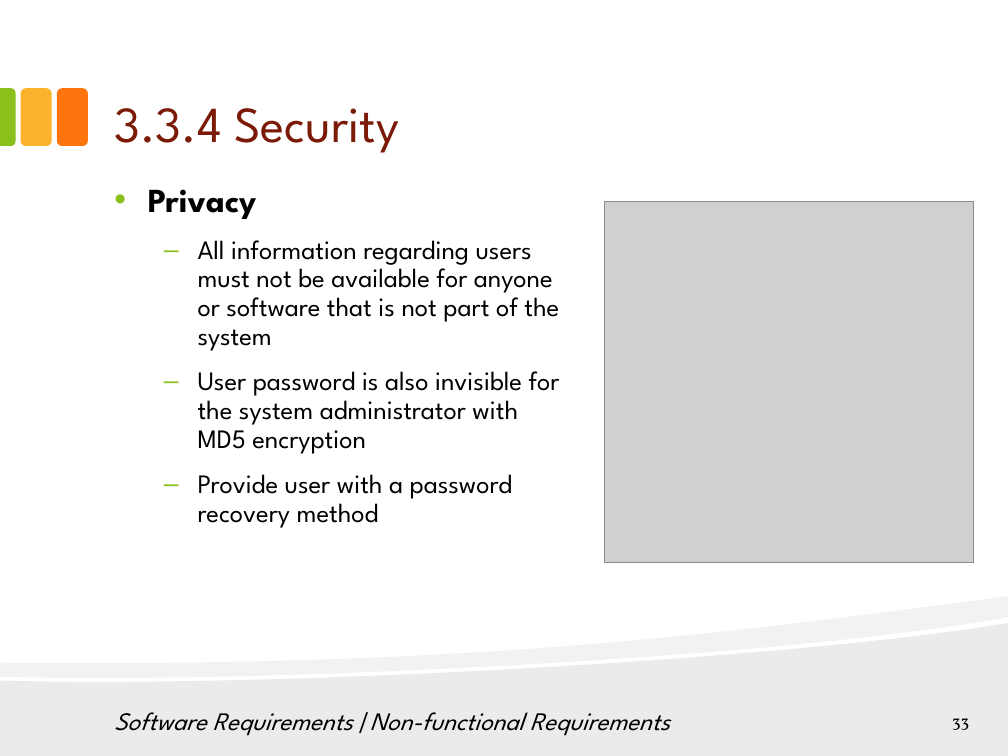
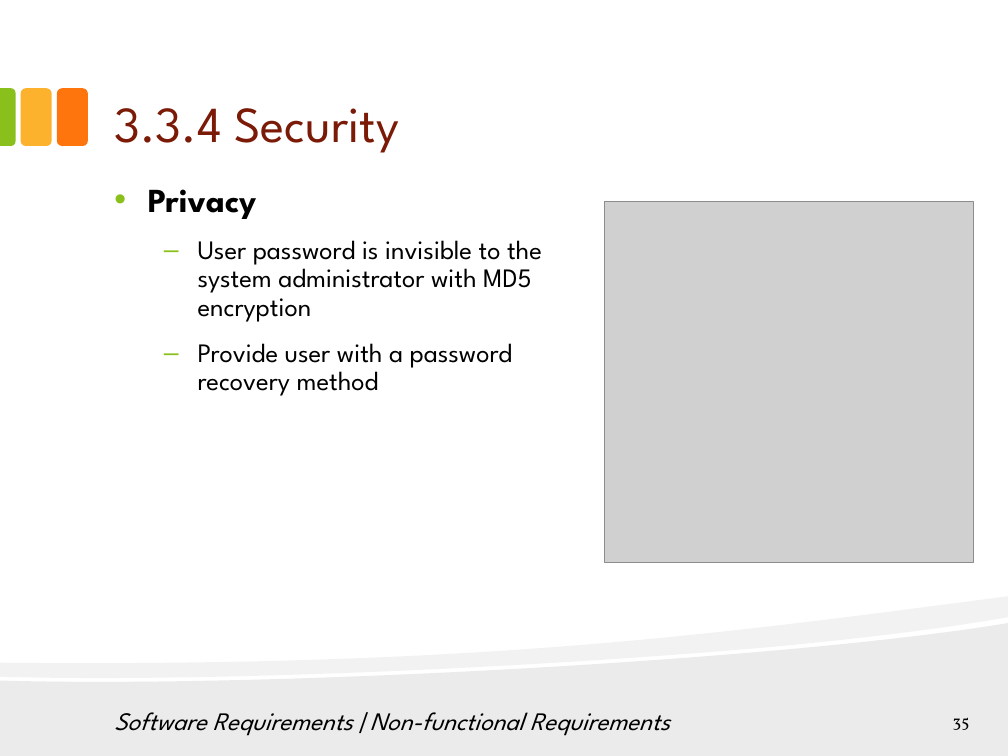
Before and after one commit to hungqcao/Rental-House-Finding, a slide deck: slide 35 of Document/Documentation/Final Document & Report/RHF_Presentation_Final_v1.0.pptx (slide 33 before the commit). Drawn at 1008x756 pixels with LibreOffice and Linux fonts; fonts in the diff are those of the drawing; grey boxes stand for pictures. Boxes give left, top, right and bottom in pixels: in the first picture for what was removed or moved away, otherwise in the second. Text is boxed around its words. In the diff, an @@ line names an element or a change of style, - is before the commit and + after.

```diff
--- a/Document/Documentation/Final Document & Report/RHF_Presentation_Final_v1.0.pptx
+++ b/Document/Documentation/Final Document & Report/RHF_Presentation_Final_v1.0.pptx
@@ text at [198, 240, 542, 322]: text changed @@
-  – All information regarding users must not be available for anyone or software that is not part of the system
-  – User password is also invisible for the system administrator with MD5 encryption
+  – User password is invisible to the system administrator with MD5 encryption
```
Also in this commit, not shown: 19 other slides changed, 6 slides added, 5 slides removed.
